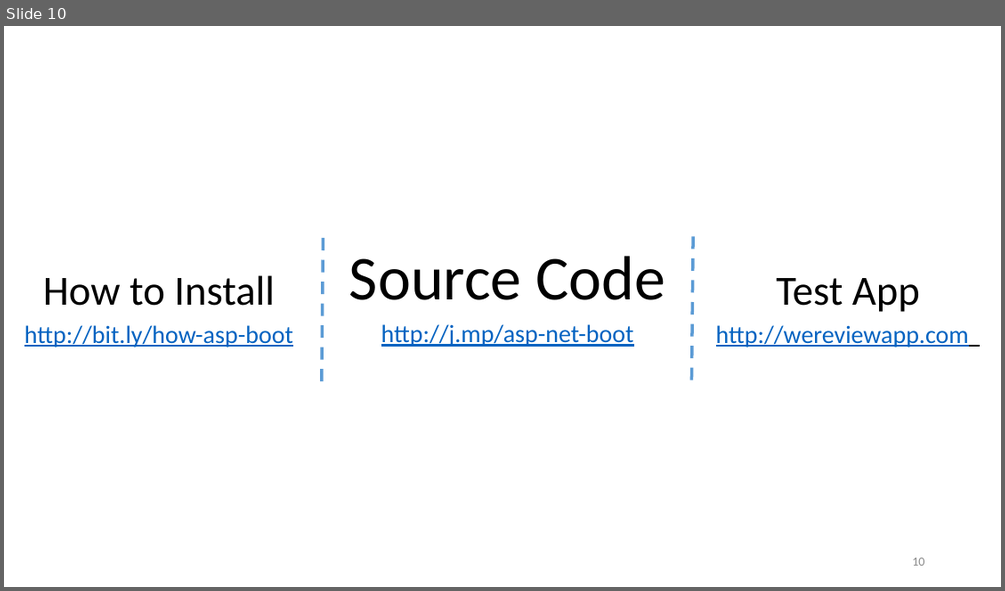
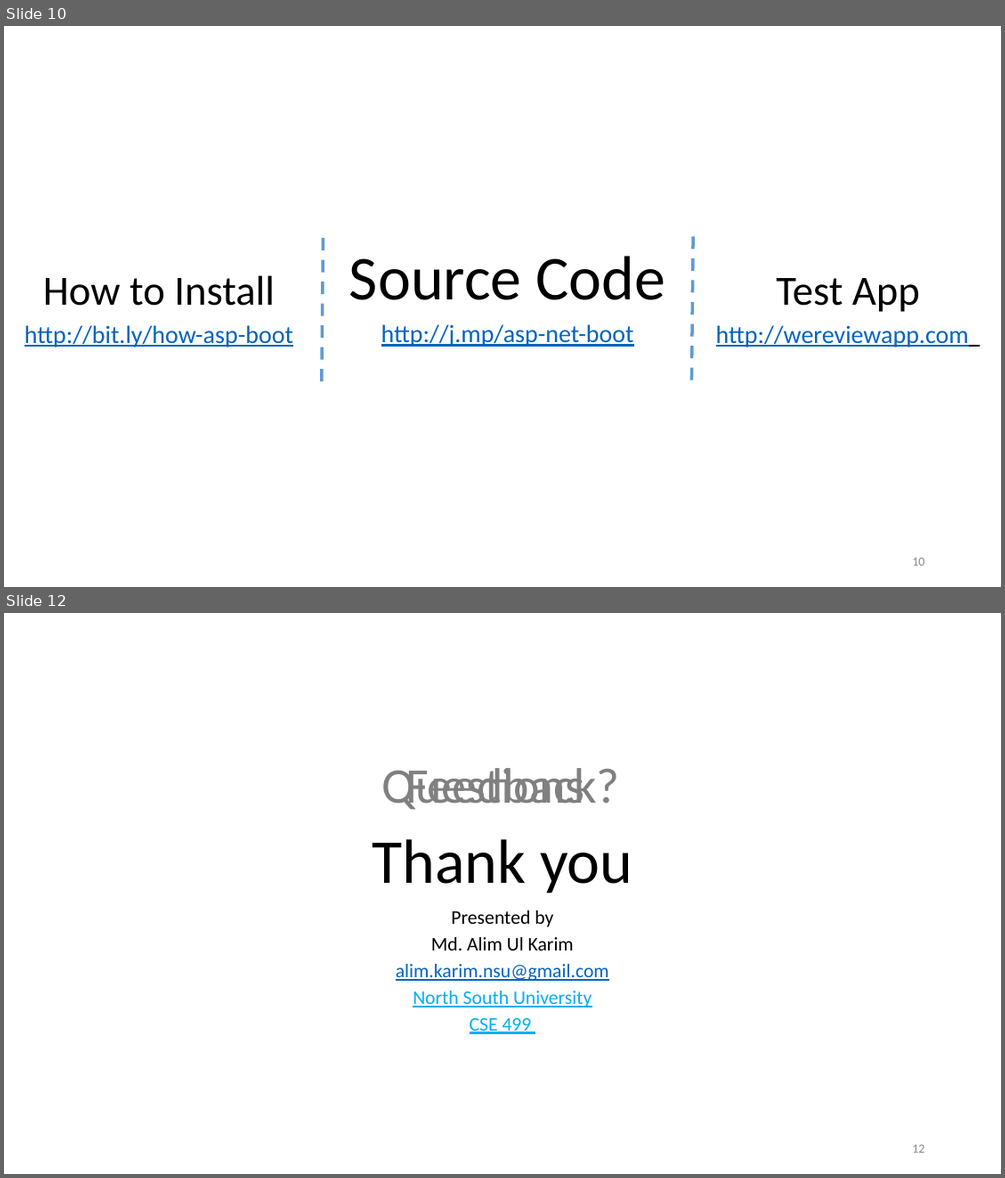
Before and after one commit to accorddeveloper/ASP.NET-MVC-Bootstrapper-Installed-Example, a slide deck: ASP.NET Presentation_2.pptx. Shown one above the other, each under a label of ours: slide 10 before the commit, slides 10 and 12 after it; the slides between them are not shown. The pictures are 1005x591 and 1005x1178 pixels, drawn with LibreOffice and Linux fonts; fonts in the diff are those of the drawing. Boxes give left, top, right and bottom in pixels: in the first picture for what was removed or moved away, otherwise in the second. Text is boxed around its words. In the diff, an @@ line names an element or a change of style, - is before the commit and + after.

```diff
--- a/ASP.NET Presentation_2.pptx
+++ b/ASP.NET Presentation_2.pptx
@@ slide 12 added at (4,613,1001,1174), background #FFFFFF @@
@@ text added at (382,768,585,810), 48 pt, text #808080 @@
+Questions ?
@@ text added at (405,768,597,810), 48 pt, text #808080 @@
+Feedback
@@ title added at (372,839,633,893), 60 pt, text #000000 @@
+Thank you
@@ subtitle added at (396,910,609,1034), 18.6 pt, text #00B0F0, underline @@
+Presented by
+Md. Alim Ul Karim
+alim.karim.nsu@gmail.com
+North South University
+CSE 499
@@ page number added at (912,1144,924,1152), 12 pt, text #8C8C8C @@
+12
```
Also in this commit, not shown: 6 slides changed.
